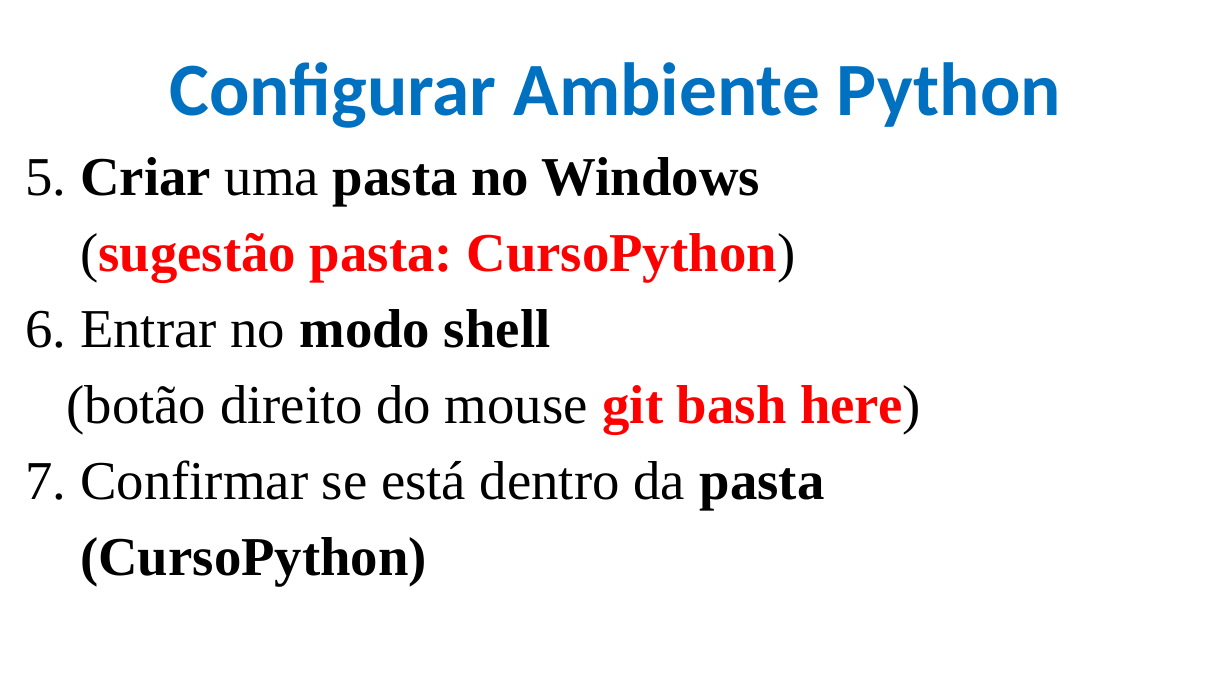
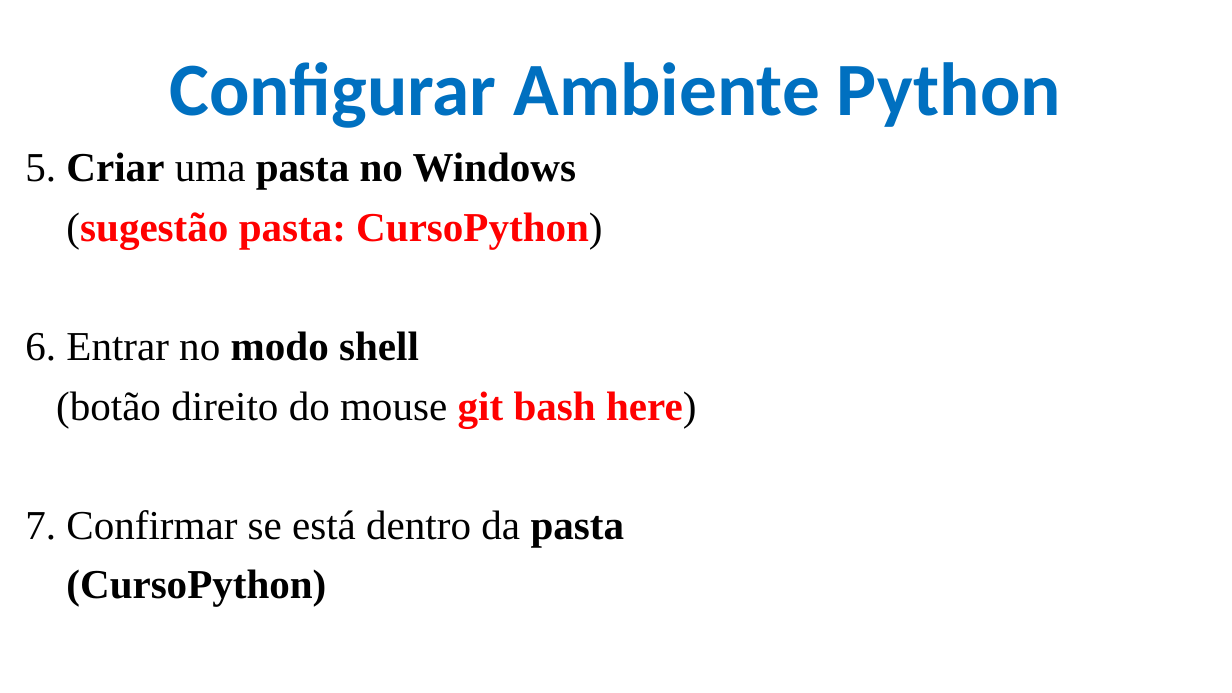
Before and after one commit to CloudEducationBrazil/WydenUniRuyPythonRAD, a slide deck: slide 14 of 01 Classes/Aula 01 RAD em Python - Caracterização e Ambiente.pptx. Drawn at 1232x693 pixels with LibreOffice and Linux fonts; fonts in the diff are those of the drawing; background and template pictures are left out. Boxes give left, top, right and bottom in pixels: in the first picture for what was removed or moved away, otherwise in the second. Text is boxed around its words. In the diff, an @@ line names an element or a change of style, - is before the commit and + after.

```diff
--- a/01 Classes/Aula 01 RAD em Python - Caracterização e Ambiente.pptx
+++ b/01 Classes/Aula 01 RAD em Python - Caracterização e Ambiente.pptx
@@ text "5. Criar uma pasta no ..." at bbox=[25, 152, 696, 606]: size 32 to 24 pt @@
```
Also in this commit, not shown: 3 other slides changed, 1 slide added.
